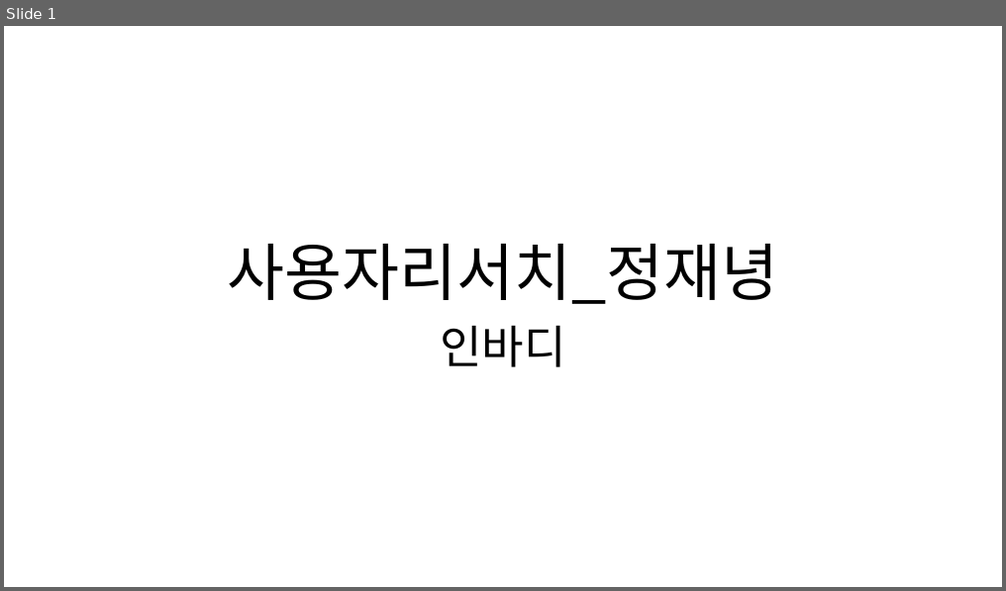
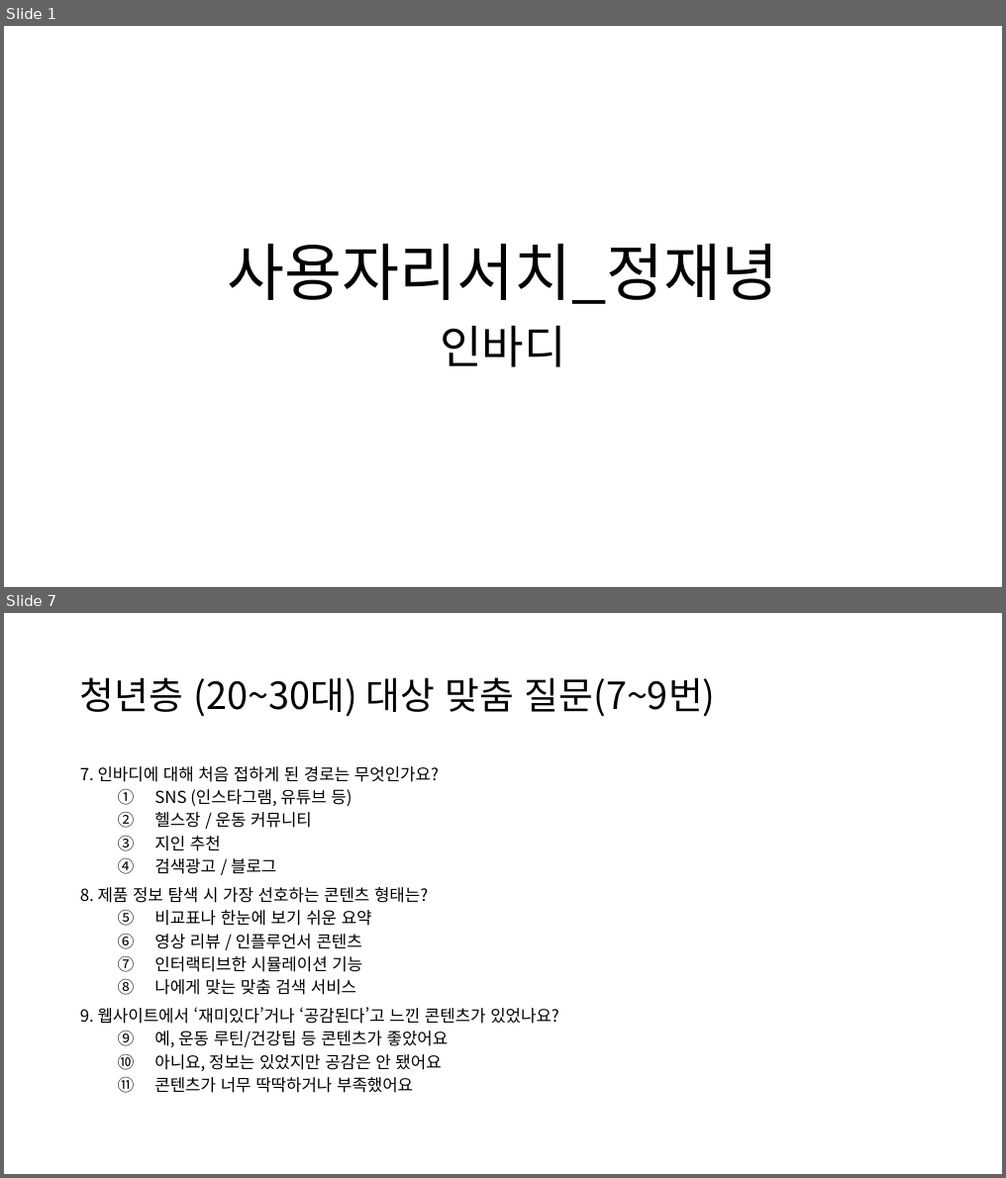
Before and after one commit to JaenyungJeong/JJN, a slide deck: 사용자리서치_정재녕.pptx. Shown one above the other, each under a label of ours: slide 1 before the commit, slides 1 and 7 after it; the slides between them are not shown. The pictures are 1006x591 and 1006x1178 pixels, drawn with LibreOffice and Linux fonts; fonts in the diff are those of the drawing. Boxes give left, top, right and bottom in pixels: in the first picture for what was removed or moved away, otherwise in the second. Text is boxed around its words. In the diff, an @@ line names an element or a change of style, - is before the commit and + after.

```diff
--- a/사용자리서치_정재녕.pptx
+++ b/사용자리서치_정재녕.pptx
@@ slide 7 added at [4, 613, 1002, 1174], background #FFFFFF @@
@@ title added at [80, 677, 716, 717], 36 pt, text #000000 @@
+청년층 (20~30대) 대상 맞춤 질문(7~9번)
@@ text added at [80, 766, 559, 1093], 16 pt, text #000000 @@
+7. 인바디에 대해 처음 접하게 된 경로는 무엇인가요?
+  1. SNS (인스타그램, 유튜브 등)
+  2. 헬스장 / 운동 커뮤니티
+  3. 지인 추천
+  4. 검색광고 / 블로그
+8. 제품 정보 탐색 시 가장 선호하는 콘텐츠 형태는?
+  1. 비교표나 한눈에 보기 쉬운 요약
+  2. 영상 리뷰 / 인플루언서 콘텐츠
+  3. 인터랙티브한 시뮬레이션 기능
+  4. 나에게 맞는 맞춤 검색 서비스
+9. 웹사이트에서 ‘재미있다’거나 ‘공감된다’고 느낀 콘텐츠가 있었나요?
+  1. 예, 운동 루틴/건강팁 등 콘텐츠가 좋았어요
+  2. 아니요, 정보는 있었지만 공감은 안 됐어요
+  3. 콘텐츠가 너무 딱딱하거나 부족했어요
```
Also in this commit, not shown: 4 slides changed, 2 other slides added, 7 other files.
